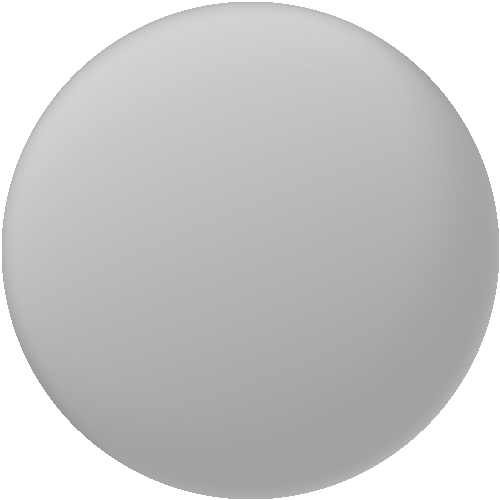
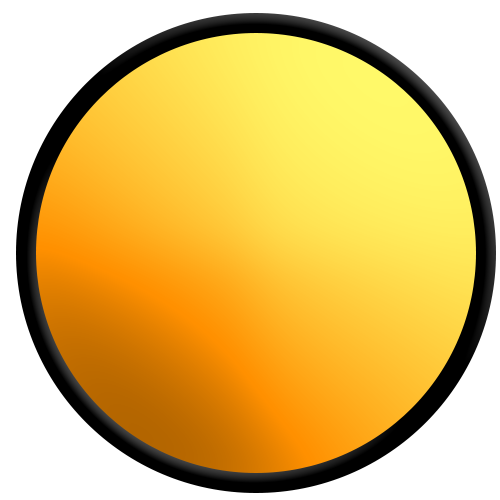
The second 500 × 500 image is a revision of the first. Changes to its layers:
hid "Ellipse 1" (1st of 5) over [2, 2, 499, 499]
added layer "Ellipse 1" (2nd of 5) above "Ellipse 1" over [16, 13, 496, 493]
showed "Ellipse 1" (5th of 5), painted on it over [26, 23, 486, 483]
